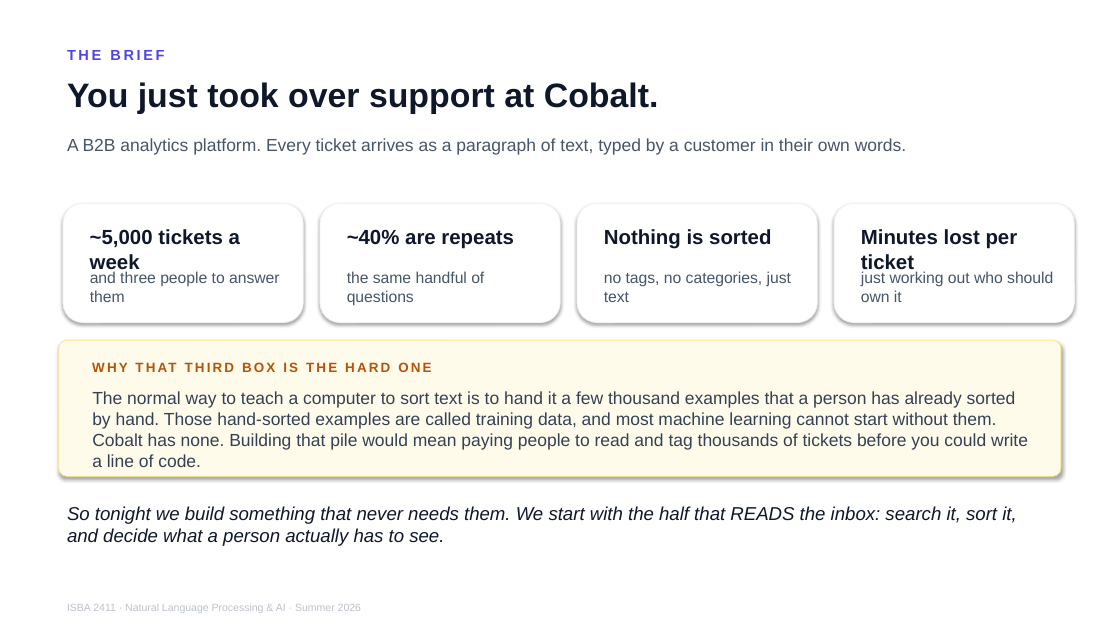
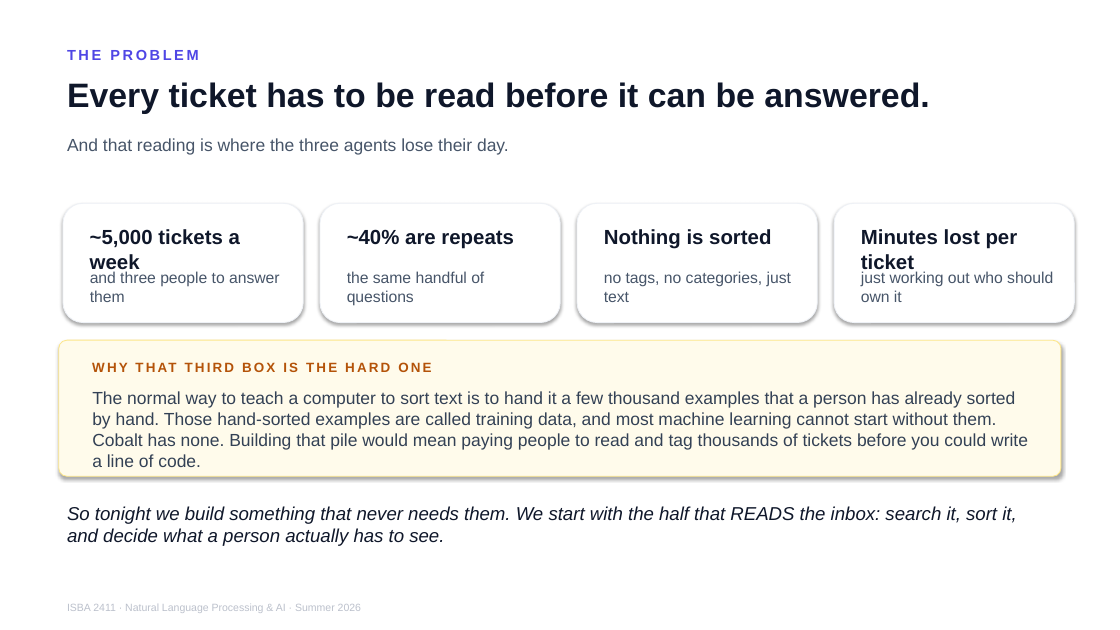
Before and after one commit to JulesMalin/isba2411-nlp, a slide deck: slide 4 of Week 7/L13_Support_Copilot.pptx (slide 3 before the commit). Drawn at 1120x630 pixels with LibreOffice and Linux fonts; fonts in the diff are those of the drawing. Boxes give left, top, right and bottom in pixels: in the first picture for what was removed or moved away, otherwise in the second. Text is boxed around its words. In the diff, an @@ line names an element or a change of style, - is before the commit and + after.

```diff
--- a/Week 7/L13_Support_Copilot.pptx
+++ b/Week 7/L13_Support_Copilot.pptx
@@ text at <box>67,50,198,60</box>: text changed @@
-THE BRIEF
+THE PROBLEM
@@ text at <box>67,82,929,114</box>: text changed @@
-You just took over support at Cobalt.
+Every ticket has to be read before it can be answered.
@@ text at <box>67,138,509,155</box>: text changed @@
-A B2B analytics platform. Every ticket arrives as a paragraph of text, typed by a customer in their own words.
+And that reading is where the three agents lose their day.
```
Also in this commit, not shown: 1 slide added.
